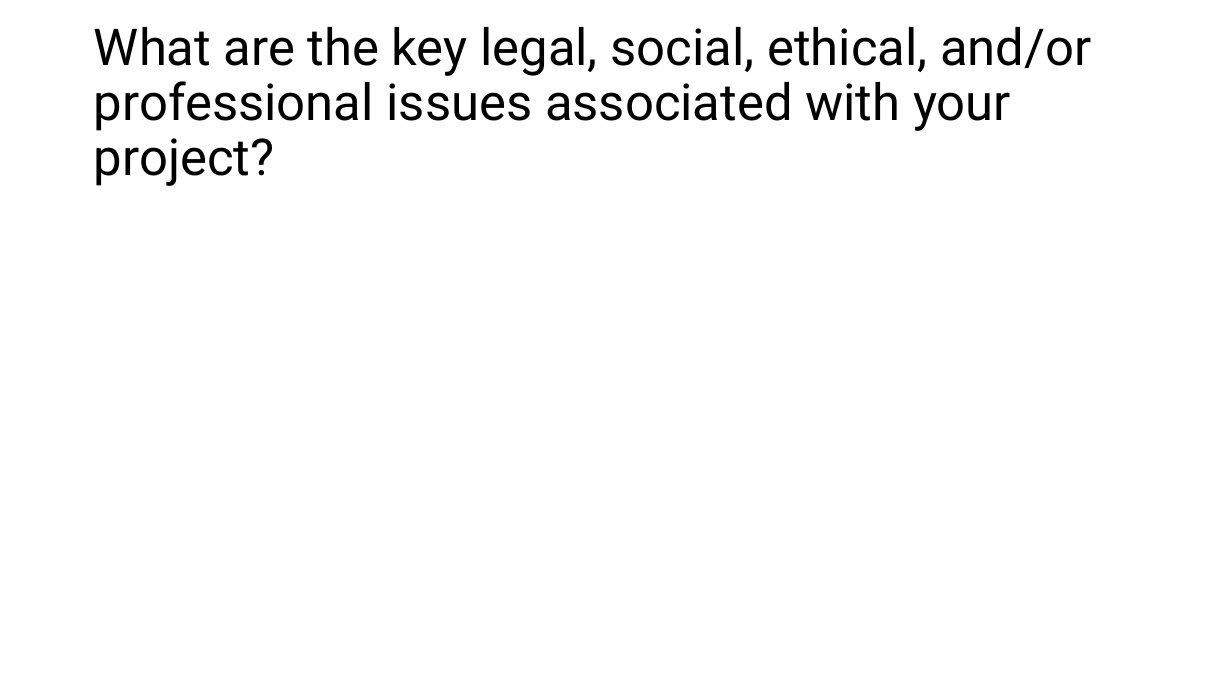
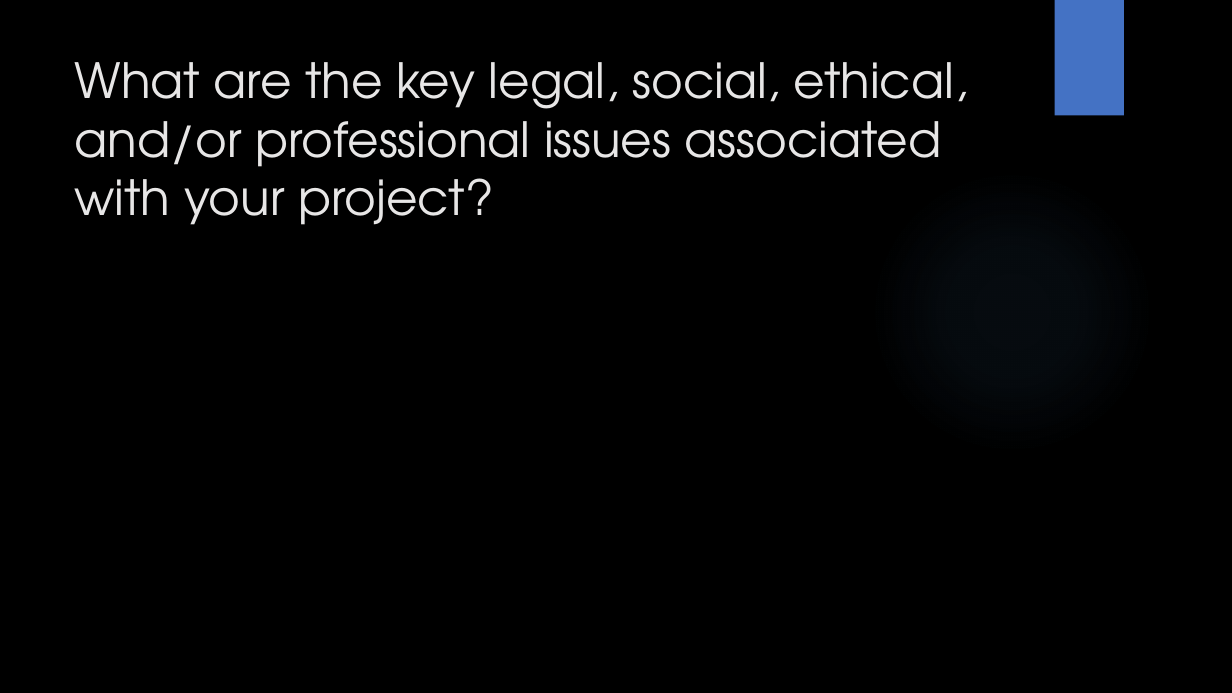
Before and after one commit to Mdot5596/MA-Dissertation, a slide deck: slide 8 of Project Proposal/GAM708 Proposal Presentation.pptx. Drawn at 1232x693 pixels with LibreOffice and Linux fonts; fonts in the diff are those of the drawing; background and template pictures are left out. Boxes give left, top, right and bottom in pixels: in the first picture for what was removed or moved away, otherwise in the second. Text is boxed around its words. In the diff, an @@ line names an element or a change of style, - is before the commit and + after.

```diff
--- a/Project Proposal/GAM708 Proposal Presentation.pptx
+++ b/Project Proposal/GAM708 Proposal Presentation.pptx
@@ background #FFFFFF to picture (left out) @@
@@ rectangle added at (1055,0,1124,116), fill #4472C4 @@
@@ title "What are the key legal, ...": place and size @@
-title "What are the key legal, ..." at (94,27,1091,186)
+title "What are the key legal, ..." at (75,62,968,225)
@@ title "What are the key legal, ..." at (75,62,968,225): size 39.6 to 37.8 pt, font Roboto to TeX Gyre Adventor, text colour #000000 to #E7E6E6; line spacing 0.9 to 1; vertical alignment middle to top @@
@@ ellipse added at (870,169,1154,454), fill gradient #5B9BD5 @@
```
Also in this commit, not shown: 5 other slides changed, 2 slides added, 2 slides removed, 3 other files.
